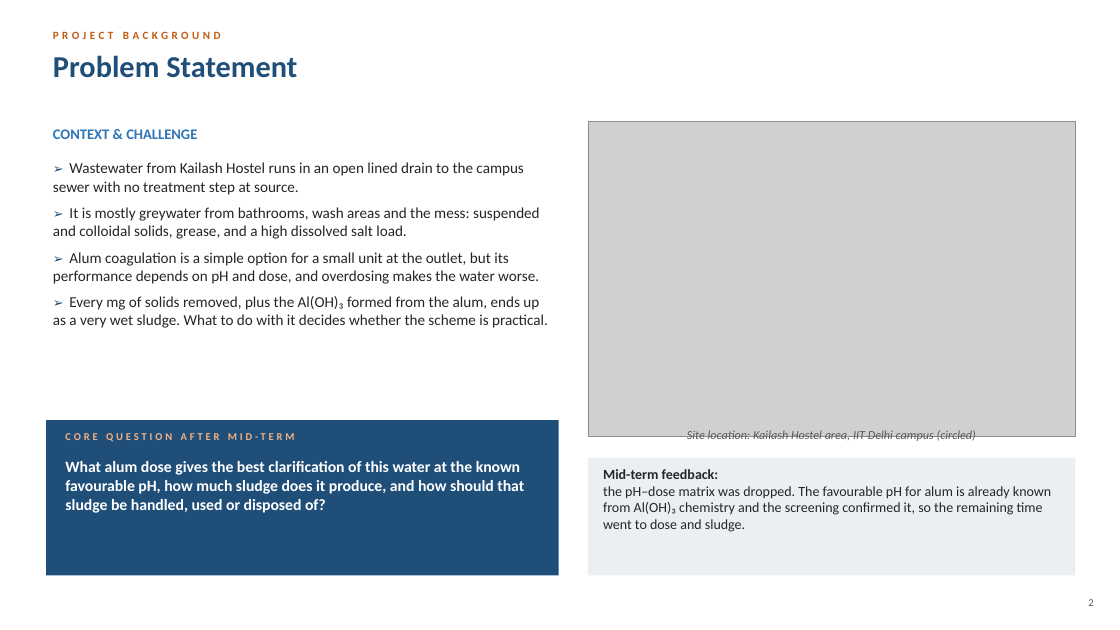
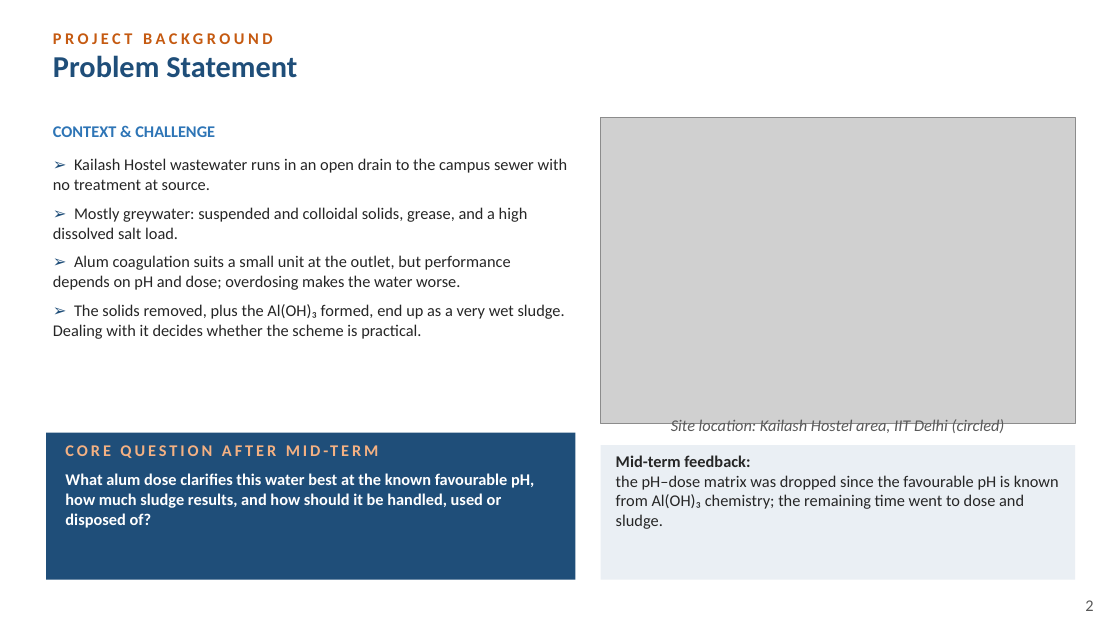
Before and after one commit to vinilverma27-hub/Clinch.ai, a slide deck: slide 2 of docs/btp-report/BTP_Final_Presentation_Kanishka_Saraf_2023CE11023.pptx. Drawn at 1120x630 pixels with LibreOffice and Linux fonts; fonts in the diff are those of the drawing; grey boxes stand for pictures. Boxes give left, top, right and bottom in pixels: in the first picture for what was removed or moved away, otherwise in the second. Text is boxed around its words. In the diff, an @@ line names an element or a change of style, - is before the commit and + after.

```diff
--- a/docs/btp-report/BTP_Final_Presentation_Kanishka_Saraf_2023CE11023.pptx
+++ b/docs/btp-report/BTP_Final_Presentation_Kanishka_Saraf_2023CE11023.pptx
@@ text "PROJECT BACKGROUND" at <box>53,33,273,44</box>: size 9.5 to 14 pt @@
@@ text "CONTEXT & CHALLENGE" at <box>53,126,215,137</box>: size 12.5 to 14 pt @@
@@ picture: place and size @@
-picture at <box>588,122,1075,436</box>
+picture at <box>601,118,1075,424</box>
@@ text at <box>53,158,568,339</box>: text changed; size 13 to 14 pt @@
-➢ Wastewater from Kailash Hostel runs in an open lined drain to the campus sewer with no treatment step at source.
-➢ It is mostly greywater from bathrooms, wash areas and the mess: suspended and colloidal solids, grease, and a high dissolved salt load.
-➢ Alum coagulation is a simple option for a small unit at the outlet, but its performance depends on pH and dose, and overdosing makes the water worse.
-➢ Every mg of solids removed, plus the Al(OH)₃ formed from the alum, ends up as a very wet sludge. What to do with it decides whether the scheme is practical.
+➢ Kailash Hostel wastewater runs in an open drain to the campus sewer with no treatment at source.
+➢ Mostly greywater: suspended and colloidal solids, grease, and a high dissolved salt load.
+➢ Alum coagulation suits a small unit at the outlet, but performance depends on pH and dose; overdosing makes the water worse.
+➢ The solids removed, plus the Al(OH)₃ formed, end up as a very wet sludge. Dealing with it decides whether the scheme is practical.
@@ text at <box>671,419,1005,436</box>: text changed; size 10.5 to 14 pt @@
-Site location: Kailash Hostel area, IIT Delhi campus (circled)
+Site location: Kailash Hostel area, IIT Delhi (circled)
@@ rectangle: place and size @@
-rectangle at <box>46,420,559,576</box>
+rectangle at <box>46,433,576,580</box>
@@ text "CORE QUESTION AFTER MID-TERM" at <box>59,437,563,466</box>: size 9 to 14 pt @@
@@ text "CORE QUESTION AFTER MID-TERM": place and size @@
-text "CORE QUESTION AFTER MID-TERM" at <box>59,427,546,452</box>
+text "CORE QUESTION AFTER MID-TERM" at <box>59,437,563,466</box>
@@ rectangle: place and size @@
-rectangle at <box>588,458,1075,576</box>
+rectangle at <box>601,445,1075,580</box>
@@ text "Mid-term feedback:": place and size @@
-text "Mid-term feedback:" at <box>603,469,1051,532</box>
+text "Mid-term feedback:" at <box>616,455,1059,529</box>
@@ text at <box>65,473,534,528</box>: text changed; size 13.5 to 14 pt @@
-What alum dose gives the best clarification of this water at the known favourable pH, how much sludge does it produce, and how should that sludge be handled, used or disposed of?
+What alum dose clarifies this water best at the known favourable pH, how much sludge results, and how should it be handled, used or disposed of?
@@ text at <box>616,475,1059,529</box>: text changed; size 12 to 14 pt @@
-the pH–dose matrix was dropped. The favourable pH for alum is already known from Al(OH)₃ chemistry and the screening confirmed it, so the remaining time went to dose and sludge.
+the pH–dose matrix was dropped since the favourable pH is known from Al(OH)₃ chemistry; the remaining time went to dose and sludge.
@@ text at <box>616,455,750,467</box>: size 12 to 14 pt in "Mid-term feedback:" @@
@@ text "2" at <box>1085,600,1093,611</box>: size 9 to 14 pt @@
```
Also in this commit, not shown: 11 other slides changed, 2 other files.
